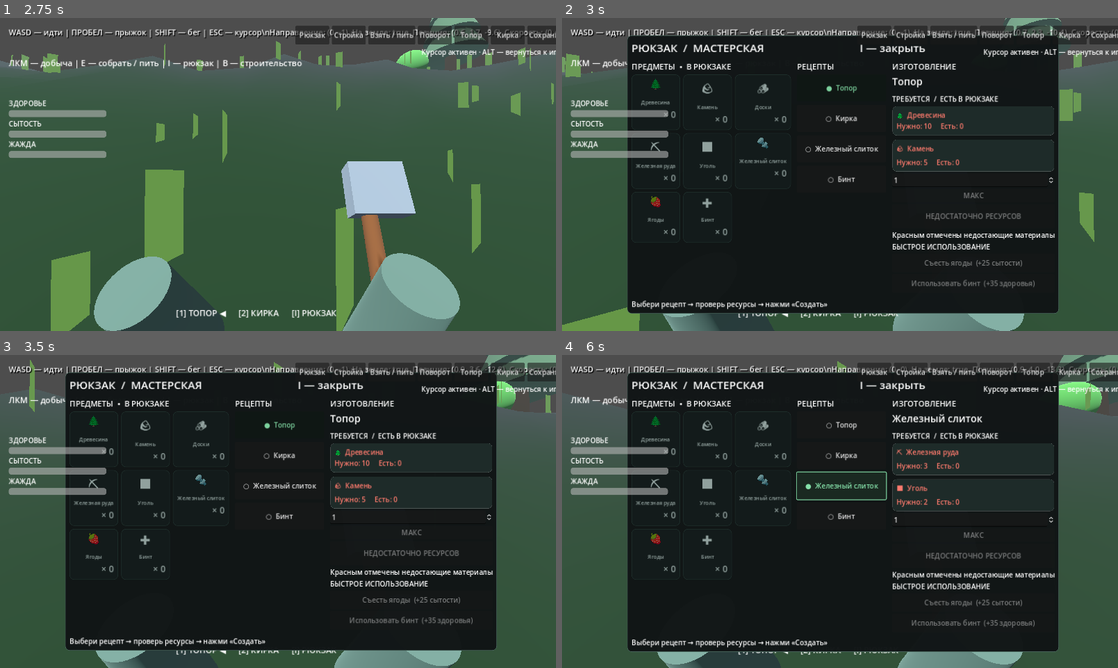
Above: before the commit, frames 1-4 (two rows, left to right).
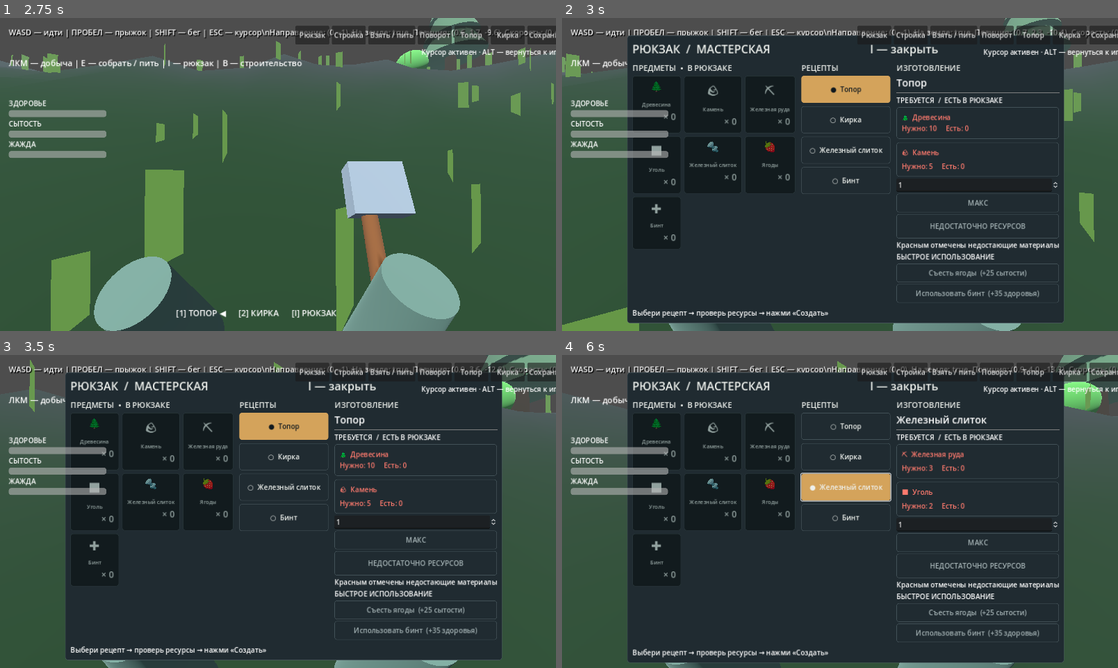
Above: after the commit, the same moments.

Repository: noval000/survival
Game: Godot game, scene res://scenes/Main.tscn
Two runs of this game, one before a commit and one after it. Both use one fixed random seed, a clock stepped at 60 frames per second and the inputs below.
Inputs (mouse positions are in pixels of both pictures, inside the frame that each line leads up to):
- Up to frame 1 (2.75 s): tap Enter at 0.5 s; move the mouse to (305, 174) at 0.52 s; hold Shift (sprint) 0.53-1.28 s; hold W (move_forward) from 0.53 s (still down); click (305, 174) at 0.67 s; tap Space (jump) at 0.77, 1.52 s; move the mouse to (250, 174) at 1.27 s; tap E at 1.35 s; move the mouse to (289, 168) at 2.02 s; tap Alt at 2.1 s
- Up to frame 2 (3 s): keep holding W (move_forward); move the mouse to (812, 237) at 2.77 s; tap I at 2.85 s; click (812, 237) at 2.92 s
- Up to frame 3 (3.5 s): keep holding W (move_forward); tap Space (jump) at 3.02 s
- Up to frame 4 (6 s): release W (move_forward) at 3.5 s; click "● Топор" at 3.5 s; click "○ Кирка" at 4.25 s; click "○ Топор" at 5 s; click "○ Железный слиток" at 5.75 s

Frame 1 is identical in both runs. In frame 2, 49% of the frame differs, in the area x 11-91%, y 5-98%; in frame 3, 49%; in frame 4, 49%, in the area x 11-91%, y 5-99%.

Commit message:
Apply shared visual theme to inventory and crafting and remove plank slot

Diff:
--- a/godot/scripts/InventoryUI.gd
+++ b/godot/scripts/InventoryUI.gd
@@ -1,4 +1,6 @@
 extends CanvasLayer
+
+const UI = preload("res://scripts/UIDesign.gd")
 
 signal craft_requested(recipe: String, quantity: int)
 signal consumable_requested(kind: String)
@@ -6,7 +8,6 @@
 const ITEMS := {
     "wood": ["Древесина", "🌲"],
     "stone": ["Камень", "🪨"],
-    "plank": ["Доски", "🪵"],
     "iron": ["Железная руда", "⛏"],
     "coal": ["Уголь", "⬛"],
     "iron_bar": ["Железный слиток", "🔩"],
@@ -61,7 +62,7 @@
     panel.set_anchors_preset(Control.PRESET_CENTER)
     panel.position = Vector2(-490, -320)
     panel.custom_minimum_size = Vector2(980, 640)
-    panel.add_theme_stylebox_override("panel", make_style(Color(0.065, 0.082, 0.085, 0.98), Color(0.3, 0.42, 0.38)))
+    panel.add_theme_stylebox_override("panel", UI.panel_style())
     root.add_child(panel)
     var layout := VBoxContainer.new()
     layout.add_theme_constant_override("separation", 12)
@@ -89,7 +90,7 @@
     for kind in ITEMS:
         var tile := PanelContainer.new()
         tile.custom_minimum_size = Vector2(112, 112)
-        tile.add_theme_stylebox_override("panel", make_style(Color(0.13, 0.17, 0.17), Color(0.22, 0.31, 0.29)))
+        tile.add_theme_stylebox_override("panel", UI.panel_style())
         slots.add_child(tile)
         var stack := VBoxContainer.new()
         tile.add_child(stack)
@@ -123,6 +124,7 @@
         var button := Button.new()
         button.custom_minimum_size = Vector2(195, 62)
         button.pressed.connect(select_recipe.bind(kind))
+        UI.decorate_button(button)
         recipe_list.add_child(button)
         recipe_buttons[kind] = button
     var details := VBoxContainer.new()
@@ -154,10 +156,12 @@
     max_button = Button.new()
     max_button.text = "МАКС"
     max_button.pressed.connect(set_max_quantity)
+    UI.decorate_button(max_button)
     details.add_child(max_button)
     craft_button = Button.new()
     craft_button.custom_minimum_size.y = 56
     craft_button.pressed.connect(func() -> void: craft_requested.emit(selected_recipe, int(quantity_input.value)))
+    UI.decorate_button(craft_button, true)
     details.add_child(craft_button)
     recipe_status = Label.new()
     details.add_child(recipe_status)
@@ -168,11 +172,16 @@
         var button := Button.new()
         button.custom_minimum_size.y = 43
         button.pressed.connect(_consume.bind(kind))
+        UI.decorate_button(button)
         details.add_child(button)
         use_buttons[kind] = button
     var footer := Label.new()
     footer.text = "Выбери рецепт → проверь ресурсы → нажми «Создать»"
     layout.add_child(footer)
+    UI.decorate_title(title, 26)
+    UI.decorate_title(bag_title, 18)
+    UI.decorate_title(catalog_title, 18)
+    UI.decorate_title(detail_title, 18)
     panel.visible = false
     refresh()
 
@@ -188,7 +197,7 @@
     var costs: Dictionary = RECIPES[selected_recipe][1]
     var maximum := 9999
     for material in costs:
-        maximum = mini(maximum, int(inventory.get(material, 0)) / int(costs[material]))
+        maximum = mini(maximum, int(floor(float(inventory.get(material, 0)) / float(costs[material]))))
     return maxi(0, maximum)
 
 func set_max_quantity() -> void:
@@ -223,7 +232,7 @@
         var info: Array = RECIPES[recipe]
         var button: Button = recipe_buttons[recipe]
         button.text = "%s  %s" % ["●" if recipe == selected_recipe else "○", info[0]]
-        button.modulate = Color(0.55, 0.93, 0.70) if recipe == selected_recipe else Color.WHITE
+        UI.decorate_button(button, recipe == selected_recipe)
     for child in ingredient_list.get_children():
         child.queue_free()
     var info: Array = RECIPES[selected_recipe]
@@ -236,7 +245,7 @@
         var good: bool = available >= required
         enough = enough and good
         var row := PanelContainer.new()
-        row.add_theme_stylebox_override("panel", make_style(Color(0.12, 0.17, 0.16)))
+        row.add_theme_stylebox_override("panel", UI.panel_style())
         ingredient_list.add_child(row)
         var label := Label.new()
         label.text = "%s  %s\nНужно: %d     Есть: %d" % [ITEMS[material][1], ITEMS[material][0], required, available]
